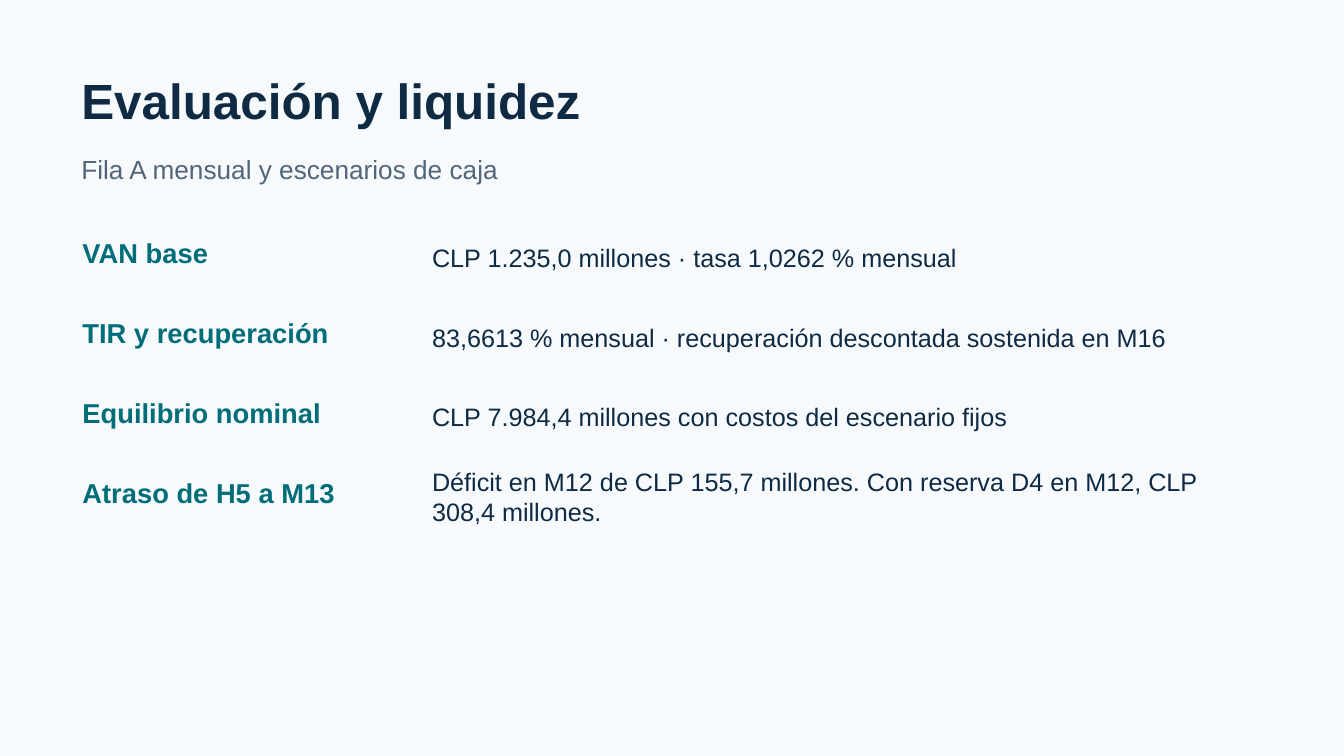
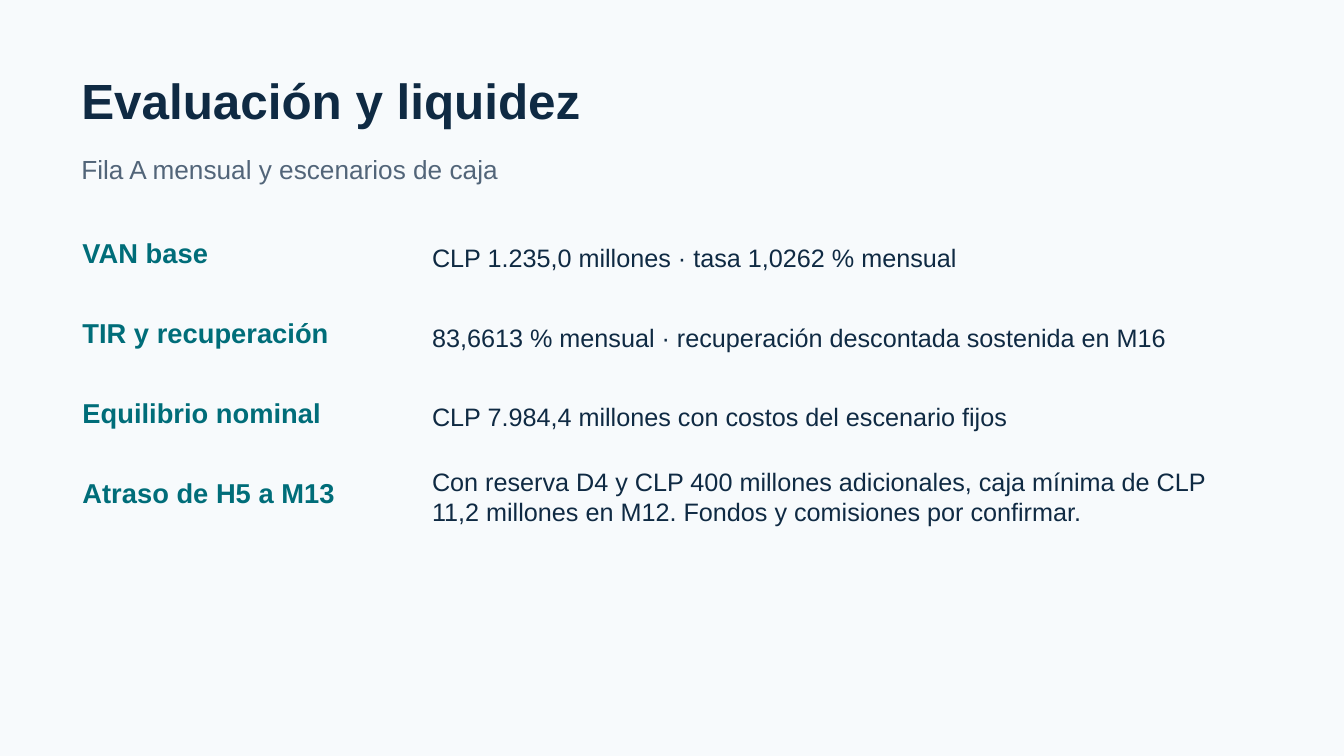
Before and after one commit to mvergaral/audIT, a slide deck: slide 5 of Informe-3/AUDIT-Informe3-Presentacion-Economica.pptx. Drawn at 1344x756 pixels with LibreOffice and Linux fonts; fonts in the diff are those of the drawing. Boxes give left, top, right and bottom in pixels: in the first picture for what was removed or moved away, otherwise in the second. Text is boxed around its words. In the diff, an @@ line names an element or a change of style, - is before the commit and + after.

```diff
--- a/Informe-3/AUDIT-Informe3-Presentacion-Economica.pptx
+++ b/Informe-3/AUDIT-Informe3-Presentacion-Economica.pptx
@@ text at (432,472,1206,527): text changed @@
-Déficit en M12 de CLP 155,7 millones. Con reserva D4 en M12, CLP 308,4 millones.
+Con reserva D4 y CLP 400 millones adicionales, caja mínima de CLP 11,2 millones en M12. Fondos y comisiones por confirmar.
```
Also in this commit, not shown: 6 other files.
